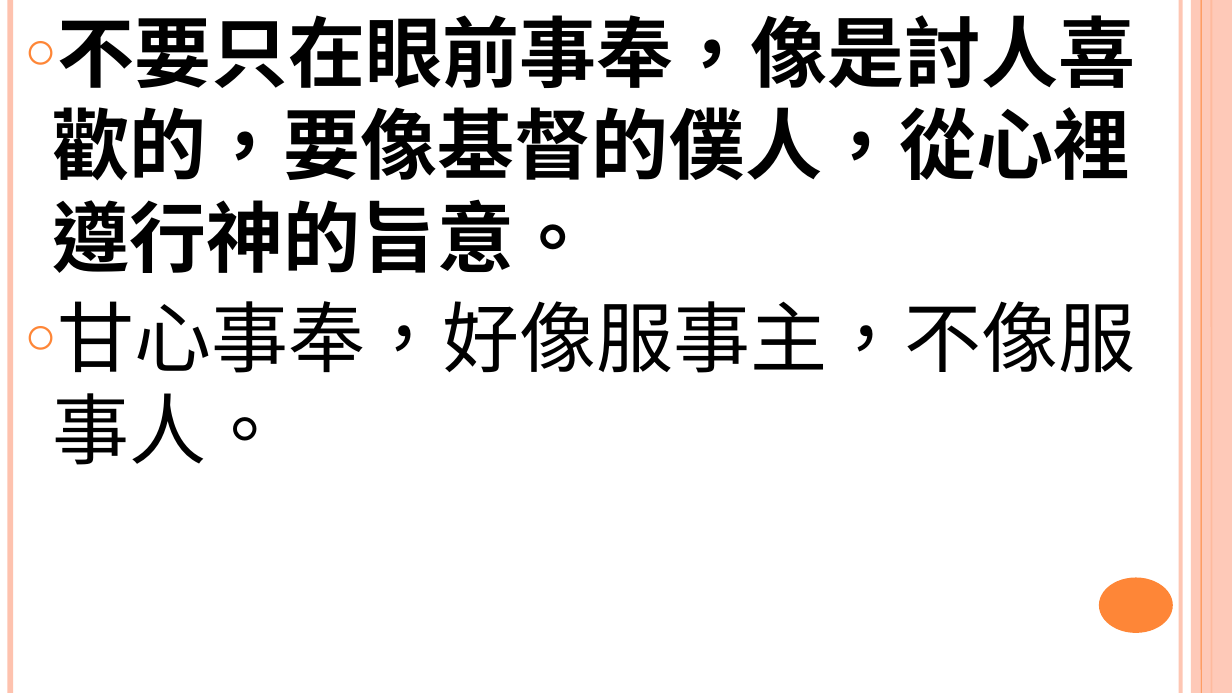
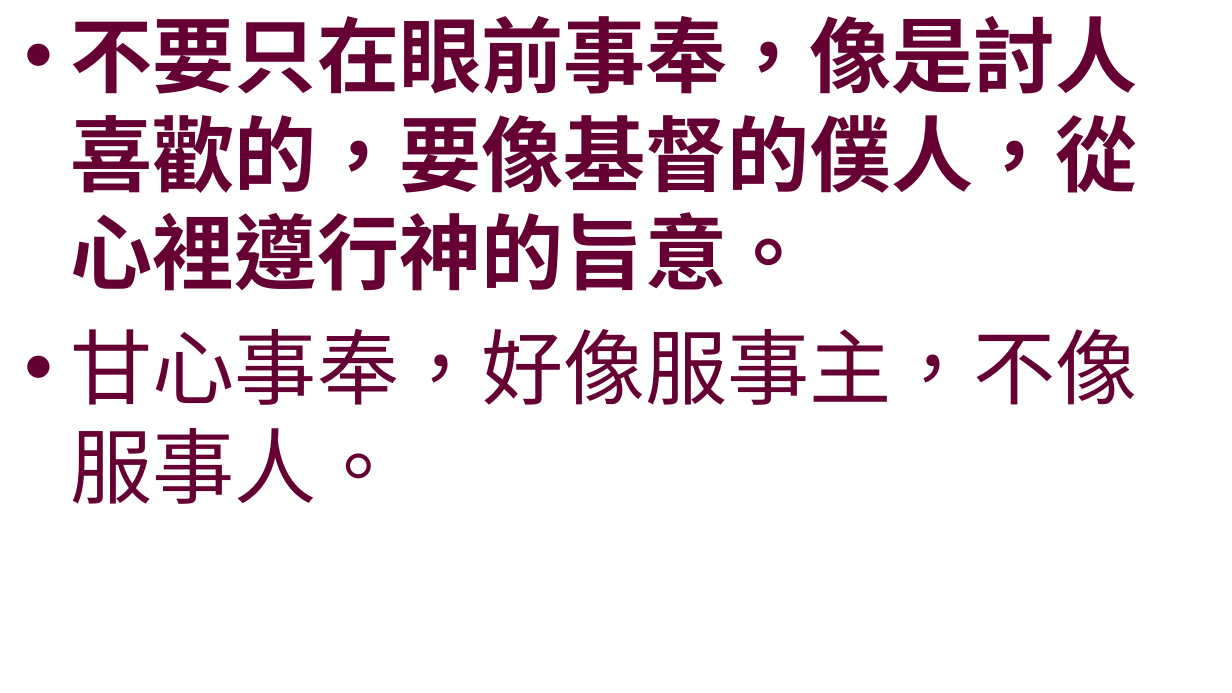
Before and after one commit to batisuoc/worship-resources, a slide deck: slide 3 of 56事奉.pptx. Drawn at 1232x693 pixels with LibreOffice and Linux fonts; fonts in the diff are those of the drawing; background and template pictures are left out. Boxes give left, top, right and bottom in pixels: in the first picture for what was removed or moved away, otherwise in the second. Text is boxed around its words. In the diff, an @@ line names an element or a change of style, - is before the commit and + after.

```diff
--- a/56事奉.pptx
+++ b/56事奉.pptx
@@ line removed from (10, 0) to (10, 693) @@
@@ text "不要只在眼前事奉，像是討人喜歡的，要像基督的僕人，從心裡遵行神的旨意。" at (x1=71, y1=16, x2=1138, y2=504): size 60 to 64 pt, text colour #000000 to #660033; font TeX Gyre Schola to Noto Sans CJK SC in "甘心事奉，好像服事主，不像服事人。"; bullet ○ to •; more space between paragraphs @@
@@ line removed from (1181, 0) to (1181, 693) @@
@@ rectangle removed at (x1=1191, y1=0, x2=1232, y2=693) @@
@@ line removed from (1202, 0) to (1202, 693) @@
@@ line removed from (1212, 0) to (1212, 693) @@
@@ ellipse removed at (x1=1099, y1=578, x2=1173, y2=633) @@
```
Also in this commit, not shown: 5 other slides changed.
